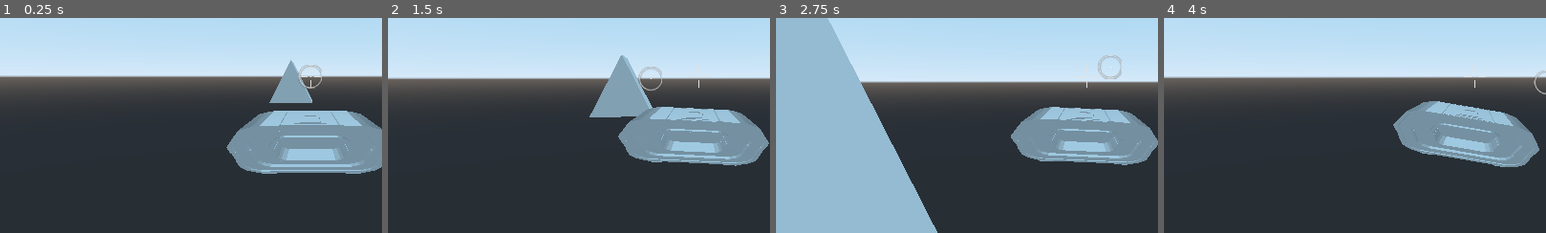
Above: before the commit, frames 1-4 (left to right).
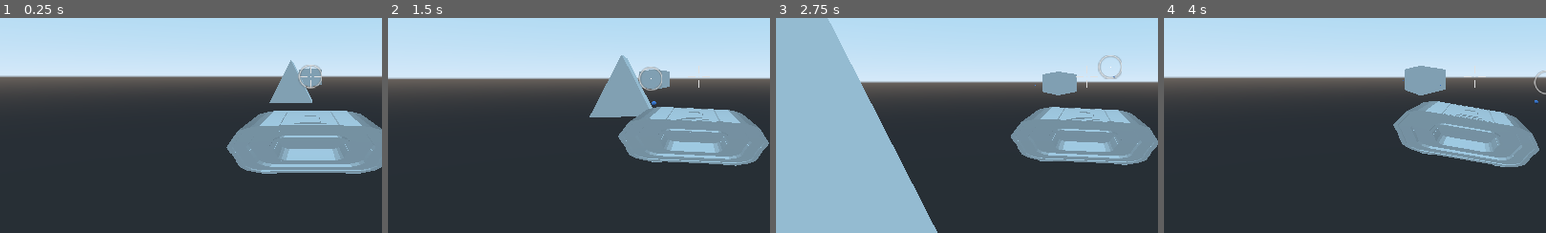
Above: after the commit, the same moments.

Repository: marrameu/Naus
Game: Godot game, scene res://Level.tscn
The game is run twice, just before and just after one commit, with the same random seed, the same clock (stepped at 60 frames per second) and the same inputs. Sound files missing from this copy of the repository are replaced by a short silence.
Inputs (mouse positions are % of the whole screen's width and height, from its top left):
- Up to frame 1 (0.25 s): no input
- Up to frame 2 (1.5 s): move the mouse to (55, 50) at 0.52 s; hold W (move_forward) from 0.53 s (still down); click (55, 50) at 0.6 s; right-click (55, 50) at 0.8 s; move the mouse to (45, 50) at 1.27 s; right-click (45, 50) at 1.35 s
- Up to frame 3 (2.75 s): keep holding W (move_forward); click (45, 50) at 1.55 s; move the mouse to (52, 48) at 2.02 s; click (52, 48) at 2.1 s; right-click (52, 48) at 2.3 s
- Up to frame 4 (4 s): keep holding W (move_forward); move the mouse to (49, 52) at 2.77 s; right-click (49, 52) at 2.85 s; click (49, 52) at 3.05 s; move the mouse to (57, 51) at 3.52 s; hold K from 3.53 s (still down); right-click (57, 51) at 3.8 s
The pictures show only the part of the screen within x 9-59%, y 36-86%; the shares and areas given below are measured in that part.

The runs differ from the first frame. In frame 1, 0.4% of the frame differs, in the area x 78-85%, y 23-32%; in frame 2, 0.6%; in frame 3, 0.9%; in frame 4, 1.3%, in the area x 62-98%, y 22-40%.

Commit message:
shooting asteroids

Diff:
--- a/Level.tscn
+++ b/Level.tscn
@@ -1,10 +1,14 @@
-[gd_scene load_steps=4 format=2]
+[gd_scene load_steps=6 format=2]
 
 [ext_resource path="res://Ship.tscn" type="PackedScene" id=1]
 [ext_resource path="res://ShipCamera.gd" type="Script" id=2]
+[ext_resource path="res://src/Asteroid.tscn" type="PackedScene" id=3]
 
 [sub_resource type="PrismMesh" id=1]
 size = Vector3( 50, 50, 50 )
+
+[sub_resource type="PrismMesh" id=2]
+size = Vector3( 200, 500, 100 )
 
 [node name="Level" type="Spatial"]
 
@@ -19,11 +23,24 @@
 
 [node name="CSGPolygon" type="CSGPolygon" parent="."]
 transform = Transform( 1, 0, 0, 0, 1, 0, 0, 0, 1, -184.06, 11, 0 )
-polygon = PoolVector2Array( 0, 0, -145.628, 5.17266, 1.80953, 1.75324, 1, 0 )
+polygon = PoolVector2Array( 0, 0, -89.9197, -13.0923, 1.80953, 1.75324, 1, 0 )
 
 [node name="MeshInstance" type="MeshInstance" parent="."]
 transform = Transform( 1, 0, 0, 0, 1, 0, 0, 0, 1, 23, 0, 354.733 )
 mesh = SubResource( 1 )
 material/0 = null
 
+[node name="MeshInstance2" type="MeshInstance" parent="."]
+transform = Transform( 1, 0, 0, 0, -4.37114e-08, 1, 0, -1, -4.37114e-08, 0, 0, 1848.95 )
+mesh = SubResource( 2 )
+material/0 = null
+
+[node name="MeshInstance3" type="MeshInstance" parent="."]
+transform = Transform( -1, -8.9407e-08, -3.55271e-15, 0, -4.37114e-08, 1, -8.9407e-08, 1, 4.37114e-08, 0, 0, -1048.57 )
+mesh = SubResource( 2 )
+material/0 = null
+
+[node name="Asteroide" parent="." instance=ExtResource( 3 )]
+transform = Transform( 1, 0, 0, 0, 1, 0, 0, 0, 1, 1531.67, 0, 0 )
+
 [editable path="Ship"]
--- a/Ship.tscn
+++ b/Ship.tscn
@@ -1,10 +1,13 @@
-[gd_scene load_steps=7 format=2]
+[gd_scene load_steps=10 format=2]
 
 [ext_resource path="res://Ship.gd" type="Script" id=1]
 [ext_resource path="res://src/Ships/ShipPhysics.gd" type="Script" id=2]
 [ext_resource path="res://PlayerInput.gd" type="Script" id=3]
 [ext_resource path="res://src/Ships/UI/ShipPlayerHUD.tscn" type="PackedScene" id=4]
 [ext_resource path="res://assets/nau provisional.glb" type="PackedScene" id=5]
+[ext_resource path="res://src/Ships/ShipShooting.gd" type="Script" id=6]
+[ext_resource path="res://assets/audio/shot.wav" type="AudioStream" id=7]
+[ext_resource path="res://assets/audio/ship_secondary_shoot.wav" type="AudioStream" id=8]
 
 [sub_resource type="BoxShape" id=1]
 extents = Vector3( 6.5, 2.5, 9.6 )
@@ -31,4 +34,13 @@
 [node name="ShipMesh" parent="." instance=ExtResource( 5 )]
 transform = Transform( 3.60686, 0, 0, 0, 1.19514, 0, 0, 0, 2.57414, 0, 0, 0 )
 
+[node name="Shooting" type="Node" parent="."]
+script = ExtResource( 6 )
+
+[node name="Audio" type="AudioStreamPlayer" parent="Shooting"]
+stream = ExtResource( 7 )
+
+[node name="Audio2" type="AudioStreamPlayer" parent="Shooting"]
+stream = ExtResource( 8 )
+
 [connection signal="tween_all_completed" from="Physics/Tween" to="Physics" method="_on_Tween_tween_all_completed"]
--- a/ShipCamera.gd
+++ b/ShipCamera.gd
@@ -74,8 +74,6 @@
 	input.x = clamp(input.x, -1, 1)
 	input.y = clamp(input.y, -1, 1)
 
-	print(input)
-
 	horizontal_lean(target.get_node("../ShipMesh"), input.x)
 
 	var horizontal := horizontal_turn_move * input.x
--- a/project.godot
+++ b/project.godot
@@ -77,6 +77,16 @@
 "events": [ Object(InputEventKey,"resource_local_to_scene":false,"resource_name":"","device":0,"alt":false,"shift":false,"control":false,"meta":false,"command":false,"pressed":false,"scancode":83,"physical_scancode":0,"unicode":0,"echo":false,"script":null)
  ]
 }
+shoot={
+"deadzone": 0.5,
+"events": [ Object(InputEventMouseButton,"resource_local_to_scene":false,"resource_name":"","device":0,"alt":false,"shift":false,"control":false,"meta":false,"command":false,"button_mask":0,"position":Vector2( 0, 0 ),"global_position":Vector2( 0, 0 ),"factor":1.0,"button_index":1,"pressed":false,"doubleclick":false,"script":null)
+ ]
+}
+zoom={
+"deadzone": 0.5,
+"events": [ Object(InputEventMouseButton,"resource_local_to_scene":false,"resource_name":"","device":0,"alt":false,"shift":false,"control":false,"meta":false,"command":false,"button_mask":0,"position":Vector2( 0, 0 ),"global_position":Vector2( 0, 0 ),"factor":1.0,"button_index":2,"pressed":false,"doubleclick":false,"script":null)
+ ]
+}
 
 [physics]
 
--- /dev/null
+++ b/src/Asteroid.gd
@@ -0,0 +1,20 @@
+extends StaticBody
+
+
+# Declare member variables here. Examples:
+# var a = 2
+# var b = "text"
+
+
+# Called when the node enters the scene tree for the first time.
+func _ready():
+	pass # Replace with function body.
+
+
+# Called every frame. 'delta' is the elapsed time since the previous frame.
+#func _process(delta):
+#	pass
+
+
+func _on_HealthSystem_die():
+	queue_free()
--- /dev/null
+++ b/src/Asteroid.tscn
@@ -0,0 +1,30 @@
+[gd_scene load_steps=5 format=2]
+
+[ext_resource path="res://src/HealthSystem/HealthSystem.tscn" type="PackedScene" id=1]
+[ext_resource path="res://src/Asteroid.gd" type="Script" id=2]
+
+[sub_resource type="SphereMesh" id=3]
+radius = 20.0
+height = 40.0
+
+[sub_resource type="SphereShape" id=4]
+radius = 20.0
+
+[node name="Asteroid" type="StaticBody" groups=["Damagable", "Ships"]]
+script = ExtResource( 2 )
+
+[node name="Mesh" type="MeshInstance" parent="."]
+mesh = SubResource( 3 )
+skeleton = NodePath("../..")
+material/0 = null
+__meta__ = {
+"_editor_description_": "Peta"
+}
+
+[node name="HealthSystem" parent="." instance=ExtResource( 1 )]
+MAX_HEALTH = 1200
+
+[node name="CollisionShape" type="CollisionShape" parent="."]
+shape = SubResource( 4 )
+
+[connection signal="die" from="HealthSystem" to="." method="_on_HealthSystem_die"]
--- a/src/Ships/ShipShooting.gd
+++ b/src/Ships/ShipShooting.gd
@@ -20,16 +20,6 @@
 func _process(delta : float) -> void:
 	time_now += delta
 
-	if not get_parent().is_player or not get_parent().state == get_parent().State.FLYING:
-		return
-
-	# Passar també el jugador?
-	if get_tree().has_network_peer():
-		if not get_parent().is_player:
-			return
-		elif not get_parent().is_network_master():
-			return
-
 	if Input.is_action_pressed(shoot_action) and time_now >= next_times_to_fire[0]:
 		next_times_to_fire[0] = time_now + 1.0 / fire_rates[0]
 		if get_tree().has_network_peer():
@@ -46,7 +36,7 @@
 
 func shoot_target() -> Vector3:
 	# Camera
-	var current_cam : Camera = get_node("/root/Main").players_cameras[get_parent().number_of_player - 1].ship_camera
+	var current_cam : Camera = get_node("/root/Level/Camera")
 	var space_state = get_parent().get_world().direct_space_state
 
 	var camera_width_center := 0.0
@@ -56,11 +46,13 @@
 	var shoot_target := Vector3()
 
 	if current_cam:
-		var viewport : Viewport
+		var viewport : Viewport = get_viewport()
+		"""
 		if get_tree().has_network_peer():
 			viewport = get_node("/root/Main/Splitscreen")._renders[0].viewport
 		else:
 			viewport = get_node("/root/Main/Splitscreen")._renders[get_parent().number_of_player - 1].viewport
+		"""
 		camera_width_center = viewport.get_visible_rect().size.x / 2
 		camera_height_center = viewport.get_visible_rect().size.y / 2
 
@@ -97,7 +89,7 @@
 		bullet = bullet_scene.instance()
 	elif bullet_type == 1:
 		bullet = secondary_bullet_scene.instance()
-	get_node("/root/Main").add_child(bullet)
+	get_node("/root/Level").add_child(bullet)
 	var shoot_from : Vector3 = get_parent().global_transform.origin # Canons
 	bullet.global_transform.origin = shoot_from
 	bullet.direction = (shoot_target - shoot_from).normalized()
